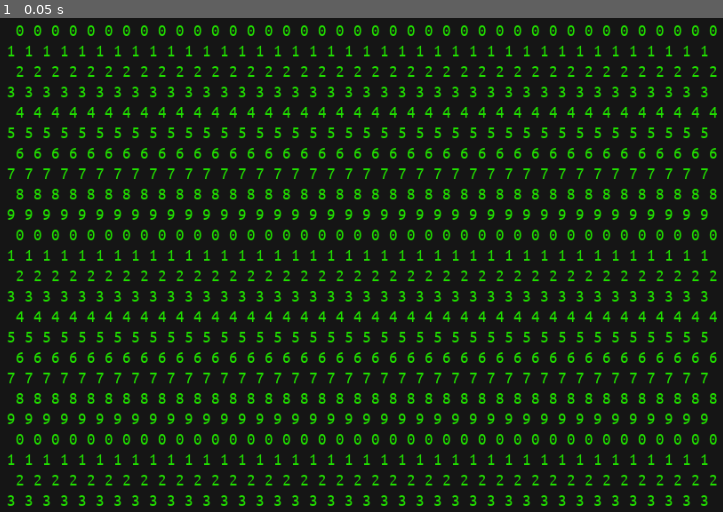
Above: before the commit, frame 1.
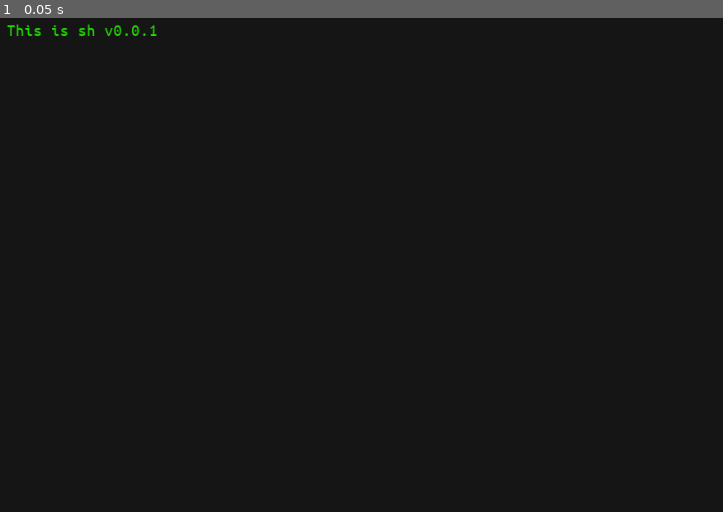
Above: after the commit, the same moment.

Repository: SmBe19/LD46
Game: Godot game, scene res://scn/root.tscn
Two runs of this game, one before a commit and one after it. Both use one fixed random seed, a clock stepped at 60 frames per second and the inputs below.
Inputs:
- Up to frame 1 (0.05 s): no input

The runs differ from the first frame. In frame 1, 15% of the frame differs, in the area x 0-100%, y 1-99%.

Commit message:
implement unix

Diff:
--- a/src/TerminalManager.gd
+++ b/src/TerminalManager.gd
@@ -1,16 +1,20 @@
 extends MarginContainer
 
-signal key_pressed(key)
 
 var Terminal = preload("res://src/terminal.gd")
+var Sh = preload("res://src/cmd/sh.gd")
 var terminal
+var shell
 
 func _ready():
 	terminal = Terminal.new()
-	for y in terminal.HEIGHT:
-		for x in terminal.WIDTH:
-			if (x+y)%2 == 1:
-				terminal.set_char(x, y, str(y%10))
+	shell = Sh.new(terminal)
+	#for y in terminal.HEIGHT:
+	#	for x in terminal.WIDTH:
+	#		if (x+y)%2 == 1:
+	#			terminal.set_char(x, y, str(y%10))
+	shell.run([])
+
 
 func _process(_delta):
 	var text = ""
@@ -22,6 +26,10 @@
 		text += line
 	$Buffer.text = text
 
-func _unhandled_key_input(event):
-	if event.pressed:
-		emit_signal("key_pressed", event.scancode)
+func _input(event):
+	if event is InputEventKey:
+		if event.pressed:
+			if event.unicode != 0:
+				terminal.emit_signal("key_pressed", event.unicode)
+			else:
+				terminal.emit_signal("key_pressed", event.scancode)
--- /dev/null
+++ b/src/cmd/sh.gd
@@ -0,0 +1,180 @@
+extends Process
+
+var variables = {}
+var aliases = {}
+var home = "/"
+var last_status = 0
+
+func _init(output).(output):
+	register_for_keypress()
+
+func run(args):
+	send_output("This is sh v0.0.1")
+	while true:
+		var line = yield(readline("> "), "completed")
+		send_output("> " + line)
+		var cmd = line.split(' ', false)
+		if len(cmd) == 0:
+			continue
+
+		for i in len(cmd):
+			if cmd[i].begins_with('$'):
+				cmd[i] = lookup_var(cmd[i].right(1))
+			if cmd[i].begins_with('~'):
+				cmd[i] = home + cmd[i].right(1)
+
+		if cmd[0] in aliases:
+			cmd[0] = aliases[cmd[0]]
+
+		match cmd[0]:
+			"echo":
+				echo(cmd)
+			"cd":
+				cd(cmd)
+			"pwd":
+				pwd(cmd)
+			"set":
+				set_var(cmd)
+			"help":
+				help(cmd)
+			"mkdir":
+				mkdir(cmd)
+			"ls":
+				ls(cmd)
+			"touch":
+				touch(cmd)
+			"cat":
+				cat(cmd)
+			_:
+				send_output("Unknown command: " + cmd[0])
+
+func cat(cmd):
+	if len(cmd) < 2:
+		send_output('usage: cat <file>')
+		return
+	var file = self.cwd.open(cmd[1])
+	if file == null:
+		send_output("touch: no such file or directory")
+	send_output(file.content)
+
+func echo(cmd):
+	var line = ""
+	for i in range(1,len(cmd)):
+		if i != 1:
+			line += " "
+		line += cmd[i]
+	send_output(line)
+
+func mkdir(cmd):
+	if len(cmd) < 2:
+		send_output('usage: mkdir <dir>')
+		return
+	var error = self.cwd.mkdir(cmd[1])
+	if error != "":
+		send_output("mkdir: " + error)
+
+func ls(args):
+	if len(args) == 1:
+		for key in self.cwd.children.keys():
+			send_output(" " + key)
+	else:
+		for i in range(1, len(args)):
+			send_output(args[i] + ":")
+			var node = self.cwd.get_node(args[i])
+			if node == null:
+				send_output("ls: " + args[i] + ": file not found")
+			else:
+				if node.is_dir():
+					for key in node.children.keys():
+						send_output(" " + key)
+				else:
+					send_output(" " + node.name)
+
+func touch(args):
+	if len(args) < 2:
+		send_output('usage: touch <file>')
+		return
+	var file = self.cwd.open(args[1], true)
+	if file == null:
+		send_output("touch: no such file or directory")
+
+func cd(args):
+	var dir
+	if len(args) < 2:
+		dir = home
+	else:
+		dir = args[1]
+	var newcwd
+	if dir.begins_with("/"):
+		newcwd = fs_root.get_node(dir.right(1))
+	else:
+		newcwd = cwd.get_node(dir)
+
+	if newcwd == null:
+		send_output("cd: no such file or directory")
+
+	cwd = newcwd
+	pass
+
+func pwd(args):
+	send_output(cwd.full_path())
+
+func help(args):
+	send_output("git gud")
+
+func set_var(args):
+	if len(args) != 3:
+		send_output("set: expected two parameters")
+		return
+	match args[1]:
+		"PWD":
+			send_output("Use `cd` to change directories")
+		"STATUS":
+			send_output('Read only variable')
+		"HOME":
+			if !args[2].begins_with("/"):
+				send_output("$HOME must be an absolute path")
+			if fs_root.file_type(args[2].right(1)) != "dir":
+				send_output("$HOME must be a directory")
+			home = args[2]
+		"USER":
+			send_output("This is a single-user system")
+		"PATH":
+			send_output("Can't set $PATH")
+		_:
+			if args[1].is_valid_identifier():
+				variables[args[1]] = args[2]
+			else:
+				send_output("Variables must be valid identifiers")
+
+func lookup_var(name):
+	match name:
+		"PWD":
+			return cwd.full_path()
+		"?", "STATUS":
+			return String(last_status)
+		"HOME":
+			return home
+		"USER":
+			return "root"
+		"PATH":
+			return "/bin"
+		_:
+			if variables.has(name):
+				return variables[name]
+			else:
+				return ''
+
+func readline(prompt: String) -> String:
+	var line : String = ""
+	while true:
+		var key = yield(output_process, "key_pressed")
+		print(key)
+		if key == KEY_BACKSPACE:
+			line.erase(len(line)-1, 1)
+		if key == KEY_ENTER:
+			break
+		if key >= KEY_SPACE && key <= KEY_ASCIITILDE:
+			line += char(key)
+		#}send_output(line)
+	return line
--- a/src/fs/fsdir.gd
+++ b/src/fs/fsdir.gd
@@ -4,12 +4,14 @@
 
 var children: Dictionary = {}
 
-func _init():
+func _init(name,parent).(name,parent):
 	children["."] = self
 	children[".."] = self.parent
 
+func is_dir() -> bool:
+	return true
 
-func mkdir(dir: String, recursive: bool) -> String:
+func mkdir(dir: String, recursive: bool = false) -> String:
 	var components = dir.split('/', true, 1)
 	if len(components[0]) == 0:
 		return "Error: invalid path"
@@ -22,28 +24,48 @@
 		if len(components) > 1 && len(components[1]) > 0:
 			if !recursive:
 				return "Error: no such file or directory"
-	var newdir = FSDir.new()
-	newdir.name = components[0]
-	newdir.parent = self
+	var newdir = get_script().new(components[0], self)
 	children[components[0]] = newdir
 	if len(components) > 1 && len(components[1]) > 0:
 		return newdir.mkdir(components[1], recursive)
 	return ""
 
-func open(filename: String, create: bool) -> FSFile:
+func open(filename: String, create: bool = false) -> FSFile:
 	var components = filename.split('/', true, 1)
 	if len(components[0]) == 0:
 		return null
 	if children.has(components[0]):
 		if len(components) > 1:
-			if children[components[0]] is FSDir:
+			if children[components[0]].is_dir():
 				return children[components[0]].open(components[1], create)
 		else:
 			if children[components[0]] is FSFile:
 				return children[components[0]]
 	else:
 		if create && len(components) == 1:
-			var newfile = FSFile.new()
+			var newfile = FSFile.new(components[0], self)
 			children[components[0]] = newfile
 			return newfile
 	return null
+
+func file_type(filename: String) -> String:
+	if len(filename) == 0:
+		return "dir"
+	var components = filename.split('/', true, 1)
+	if children.has(components[0]):
+		if len(components) > 1 && len(components[1]) > 0:
+			return children[components[0]].file_type(components[1])
+		else:
+			return children[components[0]].file_type("")
+	return ""
+
+func get_node(filename: String) -> FSNode:
+	if len(filename) == 0:
+		return self
+	var components = filename.split('/', true, 1)
+	if children.has(components[0]):
+		if len(components) > 1 && len(components[1]) > 0:
+			return children[components[0]].get_node(components[1])
+		else:
+			return children[components[0]]
+	return null
--- a/src/fs/fsfile.gd
+++ b/src/fs/fsfile.gd
@@ -3,11 +3,25 @@
 
 var content : String
 
+func _init(name, parent).(name,parent):
+	pass
+
 func _ready():
 	pass
 
-func mkdir(dir: String, recursive: bool) -> String:
+func mkdir(dir: String, recursive: bool = false) -> String:
 	return "Error: not a directory"
 
-func open(filename: String, create: bool) -> FSFile:
+func open(filename: String, create: bool = false) -> FSFile:
 	return null
+
+func file_type(filename: String) -> String:
+	if len(filename) == 0:
+		return "file"
+	else:
+		return ""
+
+func get_node(filename: String) -> FSNode:
+	if len(filename) == 0:
+		return self
+	return null
--- a/src/fs/fsnode.gd
+++ b/src/fs/fsnode.gd
@@ -1,5 +1,14 @@
 class_name FSNode
 extends Reference
+
+
+func _init(n, p):
+	if n == "/":
+		name = ""
+		parent = self
+	else:
+		name = n
+		parent = p
 
 var name: String = ""
 var parent: FSNode = self
@@ -7,6 +16,9 @@
 
 func full_path() -> String:
 	if parent != self:
-		return parent.full_path() + "/" + name
+		return parent.full_path() + name
 	else:
-		return name
+		return "/"
+
+func is_dir():
+	return false
--- a/src/process.gd
+++ b/src/process.gd
@@ -4,6 +4,9 @@
 
 var input_queue = []
 var output_process = null
+
+var fs_root = FSDir.new("/", null)
+var cwd = fs_root
 
 signal input_received
 
@@ -22,8 +25,17 @@
 	input_queue.append(input)
 	emit_signal("input_received")
 
+func wait_key_press():
+	if output_process is Terminal:
+		var key = yield(output_process, "key_pressed")
+		print(key)
+		return key
+	else:
+		return 0
+
 func register_for_keypress():
-	$"/root/Root/Terminal".connect("key_pressed", self, "receive_keypress")
+	if output_process is Terminal:
+		output_process.connect("key_pressed", self, "receive_keypress")
 
 func unregister_for_keypress():
 	$"/root/Root/Terminal".disconnect("key_pressed", self, "receive_keypress")
--- a/src/terminal.gd
+++ b/src/terminal.gd
@@ -1,6 +1,8 @@
 extends Node
 
 class_name Terminal
+
+signal key_pressed(key)
 
 const HEIGHT = 24
 const WIDTH = 80
@@ -15,12 +17,15 @@
             line.append(' ')
         buffer.append(line)
 
+func _ready():
+    set_process_input(true)
+
 func scroll_buffer(by):
     assert (by > 0)
     for i in HEIGHT - by:
         buffer[i] = buffer[i+by]
     for i in by:
-        buffer[-i-1] = _fill_line('')
+        buffer[-i-1] = _fill_line([])
 
 func _fill_line(line):
     while len(line) < WIDTH:
@@ -31,7 +36,7 @@
     var new_lines = []
     var current_new_line = []
     for c in line:
-        if c == '\n' || len(current_line) == WIDTH:
+        if c == '\n' || len(current_new_line) == WIDTH:
             new_lines.append(_fill_line(current_new_line))
         if c != '\n':
             current_new_line.append(c)
